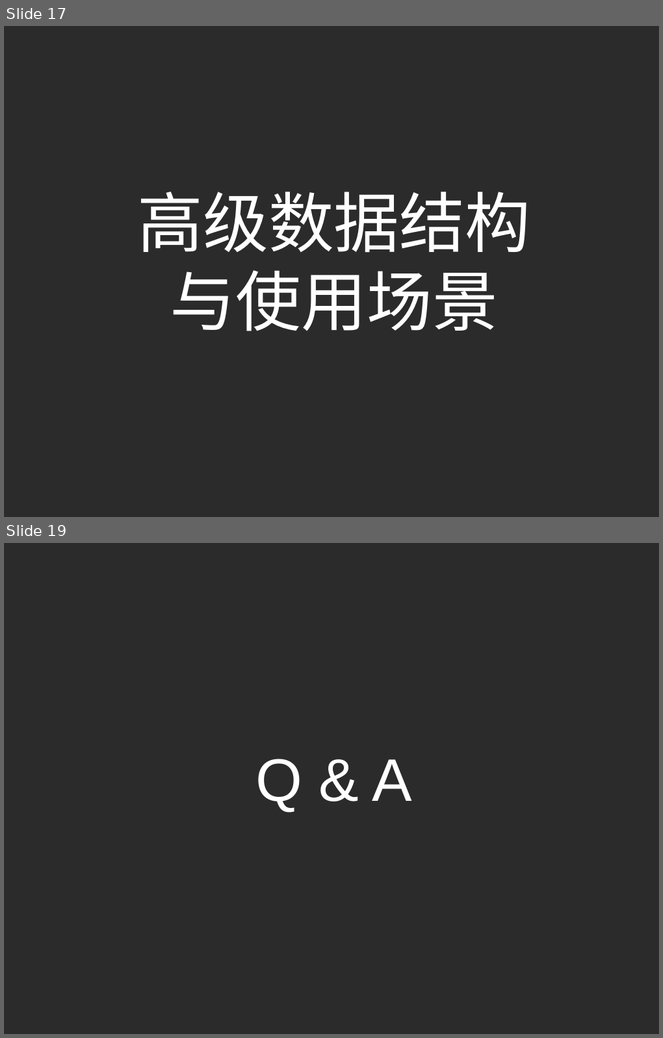
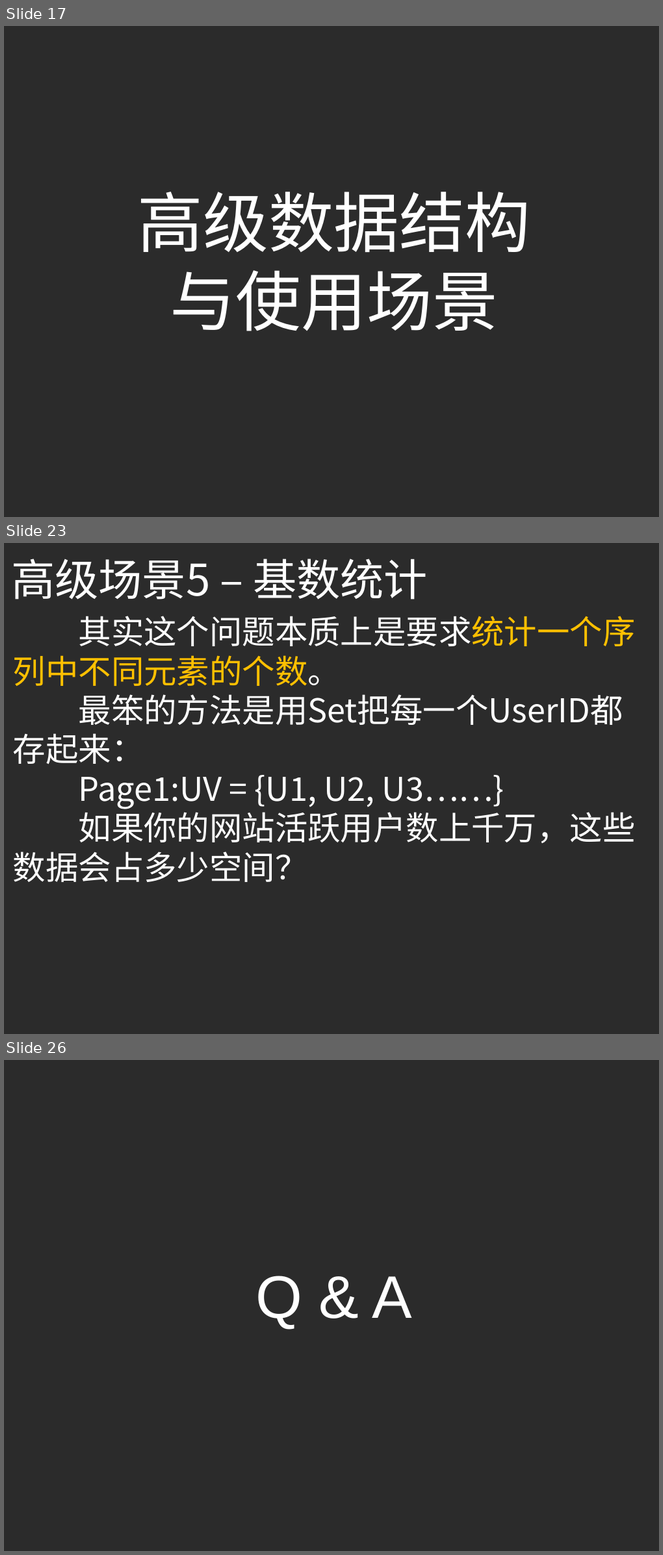
Before and after one commit to yellowb/redis-application-sharing, a slide deck: doc/SD_EP01_Redis_Adv_Application.pptx. Shown one above the other, each under a label of ours: slides 17 and 19 before the commit, slides 17, 23 and 26 after it; the slides between them are not shown. The pictures are 663x1038 and 663x1555 pixels, drawn with LibreOffice and Linux fonts; fonts in the diff are those of the drawing; background and template pictures are left out; a plain dark background stands for a picture behind light text. Boxes give left, top, right and bottom in pixels: in the first picture for what was removed or moved away, otherwise in the second. Text is boxed around its words. In the diff, an @@ line names an element or a change of style, - is before the commit and + after.

```diff
--- a/doc/SD_EP01_Redis_Adv_Application.pptx
+++ b/doc/SD_EP01_Redis_Adv_Application.pptx
@@ slide 23 added at box(4, 543, 659, 1034), background picture (left out) @@
@@ text added at box(11, 559, 428, 600), 48 pt, text #FFFFFF @@
+高级场景5 – 基数统计
@@ text added at box(13, 616, 636, 882), 36 pt, text #FFFFFF @@
+其实这个问题本质上是要求统计一个序列中不同元素的个数。
+最笨的方法是用Set把每一个UserID都存起来：
+Page1:UV = {U1, U2, U3……}
+如果你的网站活跃用户数上千万，这些数据会占多少空间？
@@ what was slide 19 is now slide 26 @@
```
Also in this commit, not shown: 1 slide changed, 6 other slides added.
